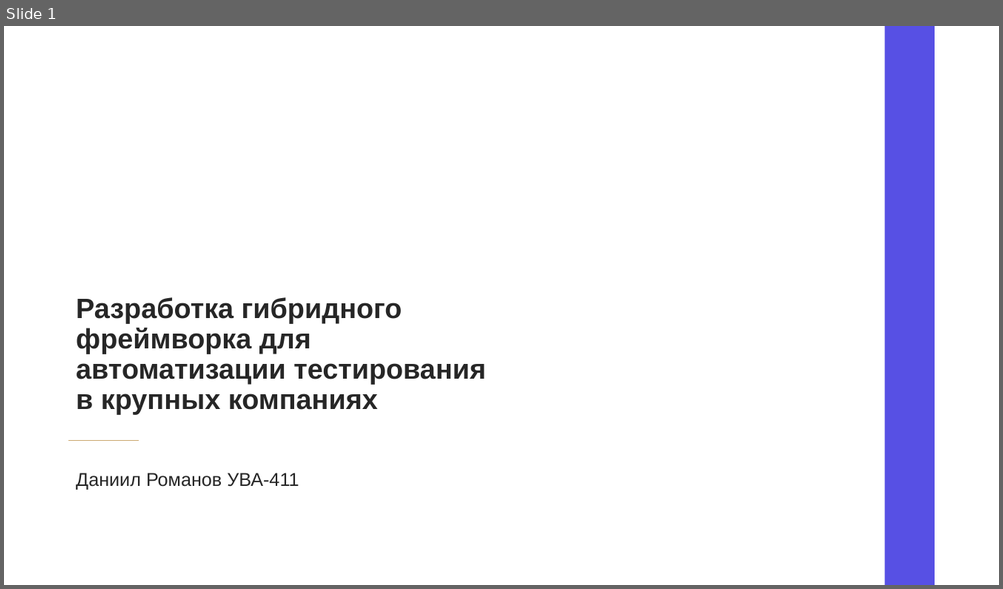
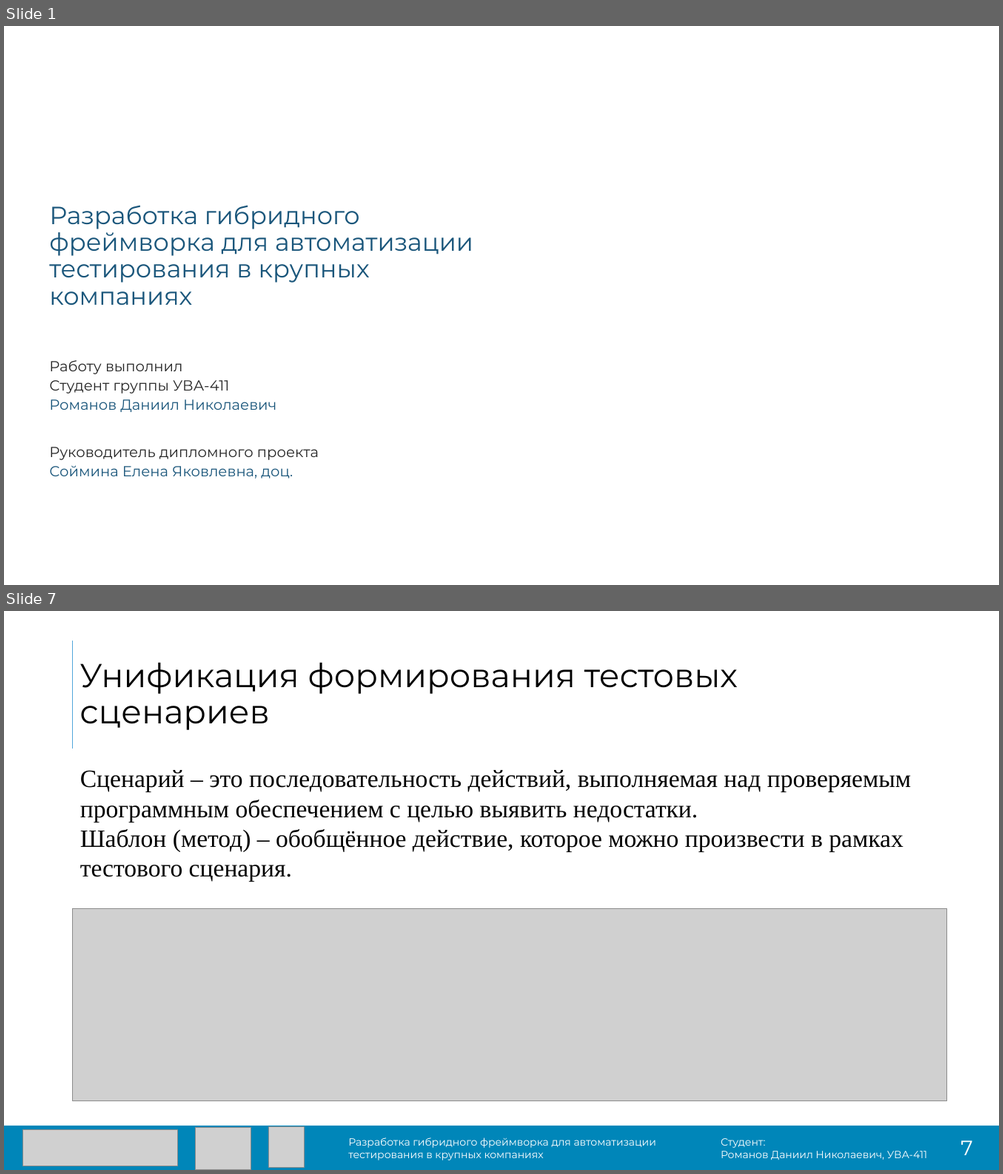
Before and after one commit to DanielRomanoff/practice, a slide deck: презентация.pptx. Shown one above the other, each under a label of ours: slide 1 before the commit, slides 1 and 7 after it; the slides between them are not shown. The pictures are 1003x589 and 1003x1174 pixels, drawn with LibreOffice and Linux fonts; fonts in the diff are those of the drawing; grey boxes stand for pictures; background and template pictures are left out. Boxes give left, top, right and bottom in pixels: in the first picture for what was removed or moved away, otherwise in the second. Text is boxed around its words. In the diff, an @@ line names an element or a change of style, - is before the commit and + after.

```diff
--- a/презентация.pptx
+++ b/презентация.pptx
@@ slide 7 added at box(4, 611, 999, 1170), background #FFFFFF @@
@@ line added from (73, 641) to (73, 749), #51A6DB 1 pt @@
@@ title added at box(79, 662, 737, 730), 32 pt, text #000000 @@
+Унификация формирования тестовых сценариев
@@ text added at box(80, 770, 910, 882), 24 pt, text #000000 @@
+Сценарий – это последовательность действий, выполняемая над проверяемым программным обеспечением с целью выявить недостатки.
+Шаблон (метод) – обобщённое действие, которое можно произвести в рамках тестового сценария.
@@ picture added at box(73, 908, 946, 1101) @@
@@ rectangle added at box(4, 1126, 999, 1170), fill #0086B9 @@
@@ picture added at box(22, 1130, 177, 1167) @@
@@ picture added at box(195, 1128, 251, 1170) @@
@@ picture added at box(269, 1128, 304, 1168) @@
@@ text added at box(348, 1138, 656, 1161), 10 pt, text #FFFFFF @@
+Разработка гибридного фреймворка для автоматизации тестирования в крупных компаниях
@@ text added at box(720, 1139, 927, 1161), 10 pt, text #FFFFFF @@
+Студент:
+Романов Даниил Николаевич, УВА-411
@@ text added at box(960, 1141, 973, 1156), 20 pt, text #FFFFFF @@
+7
@@ slide 1 changed as well @@
@@ rectangle removed at box(885, 26, 934, 585) @@
@@ title "Разработка гибридного фреймворка для автоматизации ...": place and size @@
-title "Разработка гибридного фреймворка для автоматизации ..." at box(76, 298, 486, 414)
+title "Разработка гибридного фреймворка для автоматизации ..." at box(49, 205, 473, 305)
@@ title "Разработка гибридного фреймворка для автоматизации ..." at box(49, 205, 473, 305): size 27 to 24 pt, font Arial to Montserrat, text colour #262626 to #1A567B, bold off; vertical alignment bottom to middle @@
@@ subtitle at box(49, 360, 318, 479): text changed; size 18 to 14 pt; font Arial to Montserrat @@
-Даниил Романов УВА-411
+Работу выполнил
+Студент группы УВА-411
+Романов Даниил Николаевич
+Руководитель дипломного проекта
+Соймина Елена Яковлевна, доц.
@@ line removed from (68, 441) to (138, 441) @@
```
Also in this commit, not shown: 3 other slides changed, 7 other slides added, 10 slides removed, 11 other files.
